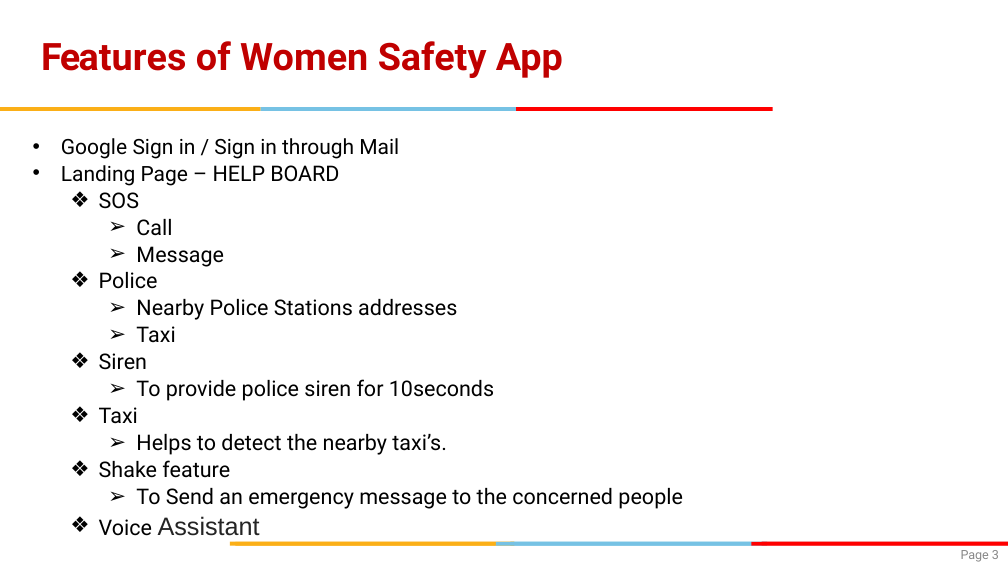
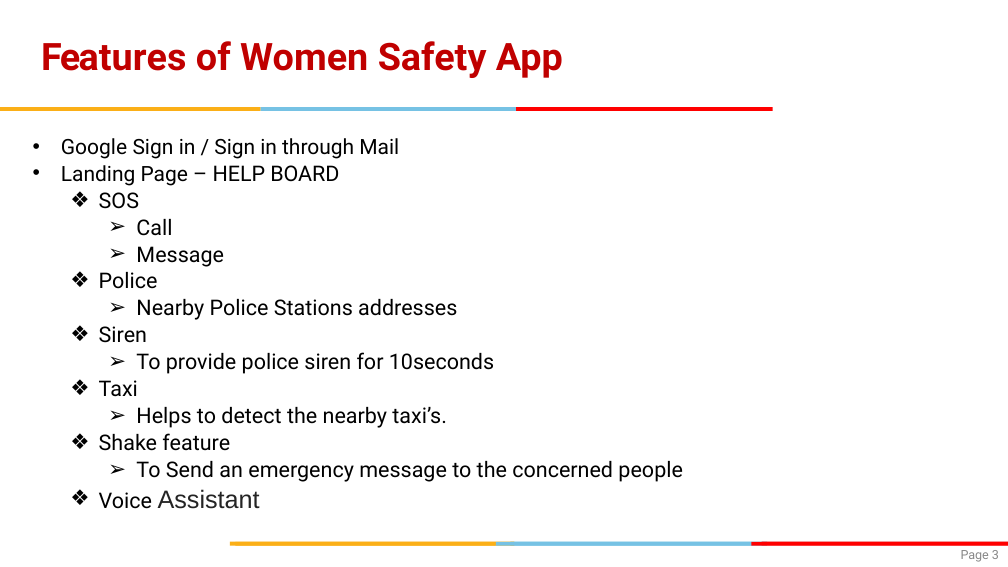
Before and after one commit to CPAD2022/CPAD2022SecBTeam08, a slide deck: slide 3 of CPAD_Assignment.pptx. Drawn at 1008x567 pixels with LibreOffice and Linux fonts; fonts in the diff are those of the drawing; background and template pictures are left out. Boxes give left, top, right and bottom in pixels: in the first picture for what was removed or moved away, otherwise in the second. Text is boxed around its words. In the diff, an @@ line names an element or a change of style, - is before the commit and + after.

```diff
--- a/CPAD_Assignment.pptx
+++ b/CPAD_Assignment.pptx
@@ text at bbox=[136, 326, 175, 343]: paragraph removed @@
-    ➢ Taxi
```
Also in this commit, not shown: 1 other slide changed.
